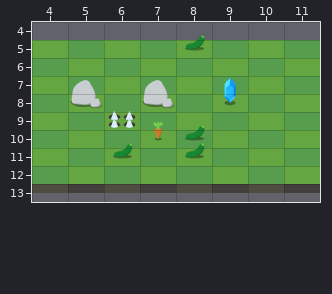
Tiled map (JSON): maps/demo.json. That is the earlier state.
Cells are 64x32 px. Shown: x 4..11, y 4..13.
The result:
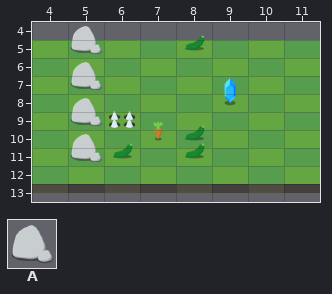
Key: from "objects": A 24.
_ is an empty cell.
Change:
{"where": "layer \"obstacles\""}
{"y":5,"x":5,"old":"_","new":"A"}
{"y":7,"x":5,"old":"_","new":"A"}
{"y":8,"x":5,"old":"A","new":"_"}
{"y":8,"x":7,"old":"A","new":"_"}
{"y":9,"x":5,"old":"_","new":"A"}
{"y":11,"x":5,"old":"_","new":"A"}
{"label":"changed","picture_box":[70,26,102,163]}
{"label":"removed","picture_box":[142,80,174,109]}
